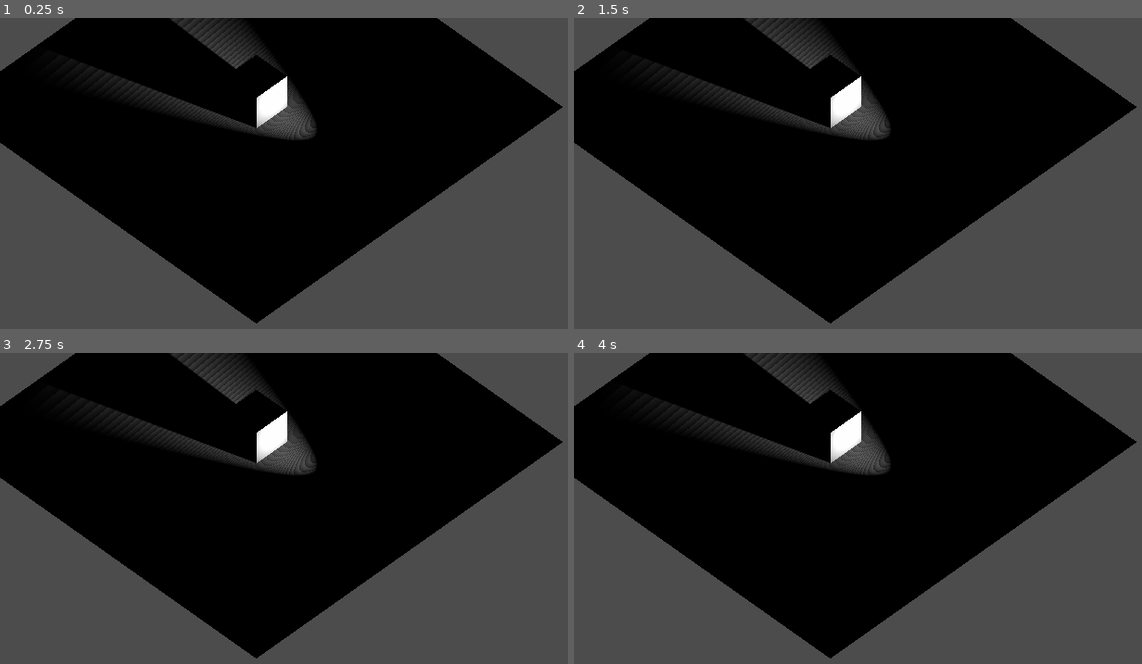
Above: before the commit, frames 1-4 (two rows, left to right).
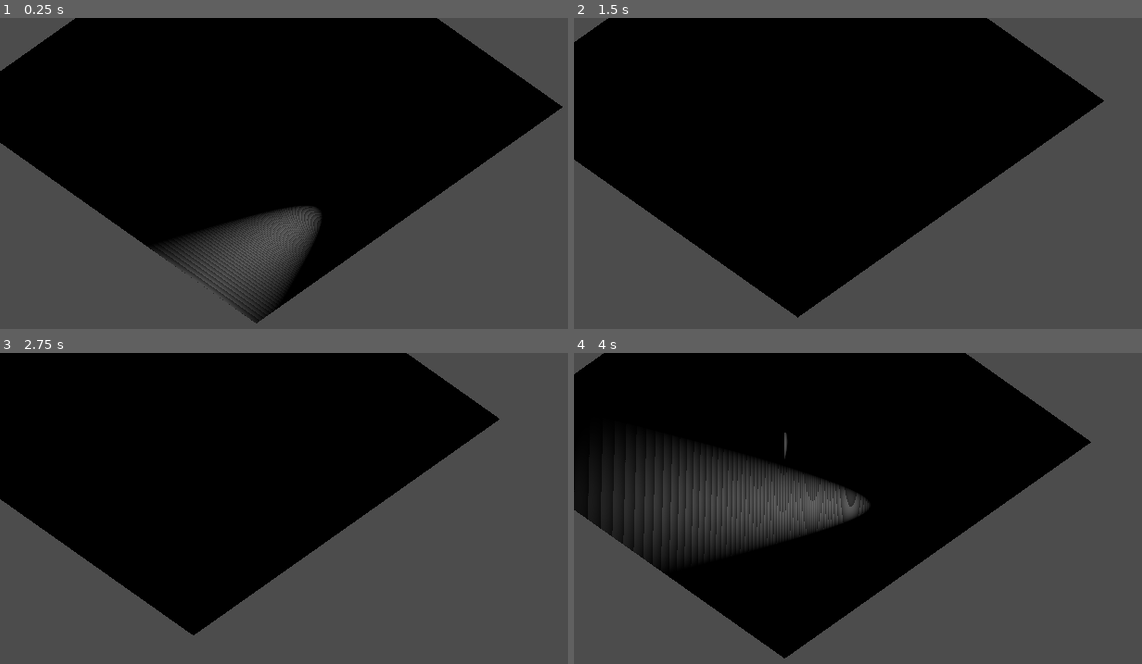
Above: after the commit, the same moments.

Repository: Naronco/Vaccaphobia
Game: Godot game, scene res://Game.tscn
Two runs of this game, one before a commit and one after it. Both use one fixed random seed, a clock stepped at 60 frames per second and the inputs below.
Inputs:
- Up to frame 1 (0.25 s): no input
- Up to frame 2 (1.5 s): tap Enter at 0.5 s; hold D (move_right, bound only after the commit) 0.53-1.28 s; hold S (move_down, bound only after the commit) from 1.28 s (still down)
- Up to frame 3 (2.75 s): release S (move_down, bound only after the commit) at 2.03 s; hold D (move_right, bound only after the commit) from 2.03 s (still down)
- Up to frame 4 (4 s): release D (move_right, bound only after the commit) at 2.78 s; hold W (move_up, bound only after the commit) 2.78-3.53 s; hold A (move_left, bound only after the commit) from 3.53 s (still down)

The runs differ from the first frame. In frame 1, 9.2% of the frame differs, in the area x 13-57%, y 0-99%; in frame 2, 13%; in frame 3, 20%; in frame 4, 26%, in the area x 0-100%, y 0-99%.

Commit message:
player movement

Diff:
--- a/Game.tscn
+++ b/Game.tscn
@@ -1,9 +1,13 @@
-[gd_scene load_steps=5 format=2]
+[gd_scene load_steps=6 format=2]
 
 [ext_resource path="res://Player.gd" type="Script" id=1]
 
 [sub_resource type="Environment" id=2]
 background_energy = 0.0
+
+[sub_resource type="CapsuleShape" id=4]
+radius = 0.3
+height = 1.4
 
 [sub_resource type="CubeMesh" id=1]
 
@@ -11,7 +15,7 @@
 
 [node name="Spatial" type="Spatial"]
 
-[node name="Player" type="Spatial" parent="."]
+[node name="Player" type="KinematicBody" parent="."]
 transform = Transform( 1, 0, 0, 0, 1, 0, 0, 0, 1, -6.689, 0, 0.768314 )
 script = ExtResource( 1 )
 
@@ -33,6 +37,10 @@
 spot_angle = 20.9
 spot_angle_attenuation = 0.435275
 
+[node name="CollisionShape" type="CollisionShape" parent="Player"]
+transform = Transform( 1, 0, 0, 0, -4.37114e-08, 1, 0, -1, -4.37114e-08, 0, 1, 0 )
+shape = SubResource( 4 )
+
 [node name="MeshInstance" type="MeshInstance" parent="."]
 transform = Transform( 1, 0, 0, 0, 1, 0, 0, 0, 1, 0, 1.00605, 0 )
 mesh = SubResource( 1 )
--- a/Player.gd
+++ b/Player.gd
@@ -1,5 +1,17 @@
-extends Spatial
+extends KinematicBody
 
+
+
+# How fast the player moves in meters per second.
+export var speed = 2
+
+var velocity = Vector3.ZERO
+
+
+# current rotation angle
+var curPhi = 0
+var targetPhi = 0
+export var lerpSpeed = 10
 
 # Declare member variables here. Examples:
 # var a = 2
@@ -8,9 +20,73 @@
 
 # Called when the node enters the scene tree for the first time.
 func _ready():
+
 	pass # Replace with function body.
 
 
 # Called every frame. 'delta' is the elapsed time since the previous frame.
 func _process(delta):
 	pass
+
+func lerp_angle(from, to, weight):
+    return from + short_angle_dist(from, to) * weight
+
+func short_angle_dist(from, to):
+    var max_angle = PI * 2
+    var difference = fmod(to - from, max_angle)
+    return fmod(2 * difference, max_angle) - difference
+
+# framerate-independent lerping
+func damp_angle(from, to, lambda, dt):
+	return lerp_angle(from, to, 1 - exp(-lambda * dt))
+
+func _physics_process(delta):
+	# We create a local variable to store the input direction.
+	var direction = Vector3.ZERO
+
+	var cam = get_node("Camera")
+	var rot = get_node("Rotation")
+
+	var right = cam.transform.basis.x
+	var up = cam.transform.basis.y
+	var forward = cam.transform.basis.z
+
+	# project forward on (x,z)-plane
+	var planeForward = forward
+	planeForward.y = 0
+	planeForward = planeForward.normalized()
+
+	# project right on (x,z)-plane
+	var planeRight = right
+	planeRight.y = 0
+	planeRight = planeRight.normalized()
+
+
+	# We check for each move input and update the direction accordingly.
+	if Input.is_action_pressed("move_right"):
+		direction += planeRight
+	if Input.is_action_pressed("move_left"):
+		direction -= planeRight
+	if Input.is_action_pressed("move_down"):
+		direction += planeForward
+	if Input.is_action_pressed("move_up"):
+		direction -= planeForward
+
+	if direction != Vector3.ZERO:
+		direction = direction.normalized()
+
+		# Direction to angle
+		targetPhi = 0.5*PI + atan2(direction.z, direction.x)
+
+	# Rotate player accordingly
+	curPhi = damp_angle(curPhi, targetPhi, lerpSpeed, delta)
+
+	rot.transform = self.get_parent().transform.rotated(Vector3(0, 1, 0), -curPhi)
+
+	# Ground velocity
+	velocity.x = direction.x * speed
+	velocity.z = direction.z * speed
+	# Vertical velocity
+	#velocity.y -= fall_acceleration * delta
+	# Moving the character
+	velocity = move_and_slide(velocity, Vector3.UP)
--- a/project.godot
+++ b/project.godot
@@ -14,6 +14,38 @@
 run/main_scene="res://Game.tscn"
 config/icon="res://icon.png"
 
+[input]
+
+move_up={
+"deadzone": 0.5,
+"events": [ Object(InputEventKey,"resource_local_to_scene":false,"resource_name":"","device":0,"alt":false,"shift":false,"control":false,"meta":false,"command":false,"pressed":false,"scancode":87,"unicode":0,"echo":false,"script":null)
+, Object(InputEventKey,"resource_local_to_scene":false,"resource_name":"","device":0,"alt":false,"shift":false,"control":false,"meta":false,"command":false,"pressed":false,"scancode":16777232,"unicode":0,"echo":false,"script":null)
+ ]
+}
+move_down={
+"deadzone": 0.5,
+"events": [ Object(InputEventKey,"resource_local_to_scene":false,"resource_name":"","device":0,"alt":false,"shift":false,"control":false,"meta":false,"command":false,"pressed":false,"scancode":83,"unicode":0,"echo":false,"script":null)
+, Object(InputEventKey,"resource_local_to_scene":false,"resource_name":"","device":0,"alt":false,"shift":false,"control":false,"meta":false,"command":false,"pressed":false,"scancode":16777234,"unicode":0,"echo":false,"script":null)
+ ]
+}
+move_left={
+"deadzone": 0.5,
+"events": [ Object(InputEventKey,"resource_local_to_scene":false,"resource_name":"","device":0,"alt":false,"shift":false,"control":false,"meta":false,"command":false,"pressed":false,"scancode":65,"unicode":0,"echo":false,"script":null)
+, Object(InputEventKey,"resource_local_to_scene":false,"resource_name":"","device":0,"alt":false,"shift":false,"control":false,"meta":false,"command":false,"pressed":false,"scancode":16777231,"unicode":0,"echo":false,"script":null)
+ ]
+}
+move_right={
+"deadzone": 0.5,
+"events": [ Object(InputEventKey,"resource_local_to_scene":false,"resource_name":"","device":0,"alt":false,"shift":false,"control":false,"meta":false,"command":false,"pressed":false,"scancode":68,"unicode":0,"echo":false,"script":null)
+, Object(InputEventKey,"resource_local_to_scene":false,"resource_name":"","device":0,"alt":false,"shift":false,"control":false,"meta":false,"command":false,"pressed":false,"scancode":16777233,"unicode":0,"echo":false,"script":null)
+ ]
+}
+strafe={
+"deadzone": 0.5,
+"events": [ Object(InputEventKey,"resource_local_to_scene":false,"resource_name":"","device":0,"alt":false,"shift":false,"control":false,"meta":false,"command":false,"pressed":false,"scancode":16777237,"unicode":0,"echo":false,"script":null)
+ ]
+}
+
 [physics]
 
 common/enable_pause_aware_picking=true
